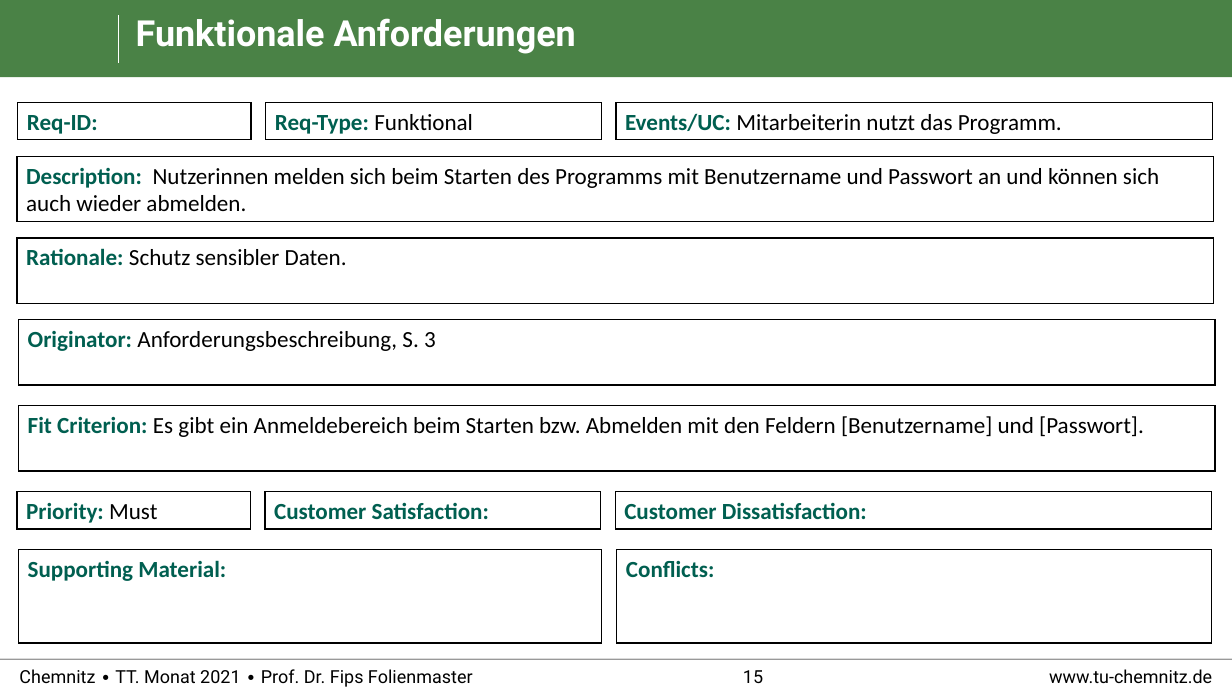
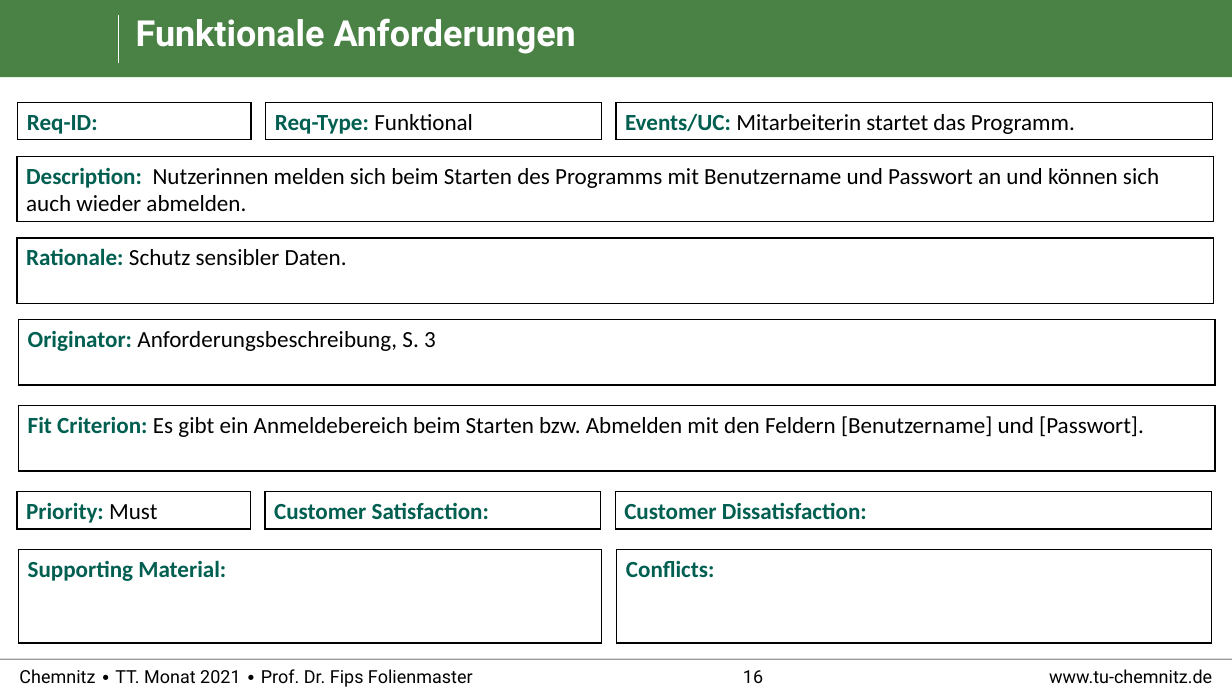
Before and after one commit to RealBiggerBo/Softwaretechnik, a slide deck: slide 16 of SnowCards_Requirements.pptx (slide 15 before the commit). Drawn at 1232x693 pixels with LibreOffice and Linux fonts; fonts in the diff are those of the drawing; background and template pictures are left out. Boxes give left, top, right and bottom in pixels: in the first picture for what was removed or moved away, otherwise in the second. Text is boxed around its words. In the diff, an @@ line names an element or a change of style, - is before the commit and + after.

```diff
--- a/SnowCards_Requirements.pptx
+++ b/SnowCards_Requirements.pptx
@@ text in rectangle at (625, 113, 1075, 134): text changed @@
-Events/UC: Mitarbeiterin nutzt das Programm.
+Events/UC: Mitarbeiterin startet das Programm.
@@ page number at (743, 670, 763, 683): text changed @@
-15
+16
```
Also in this commit, not shown: 7 other slides changed, 6 slides added.
